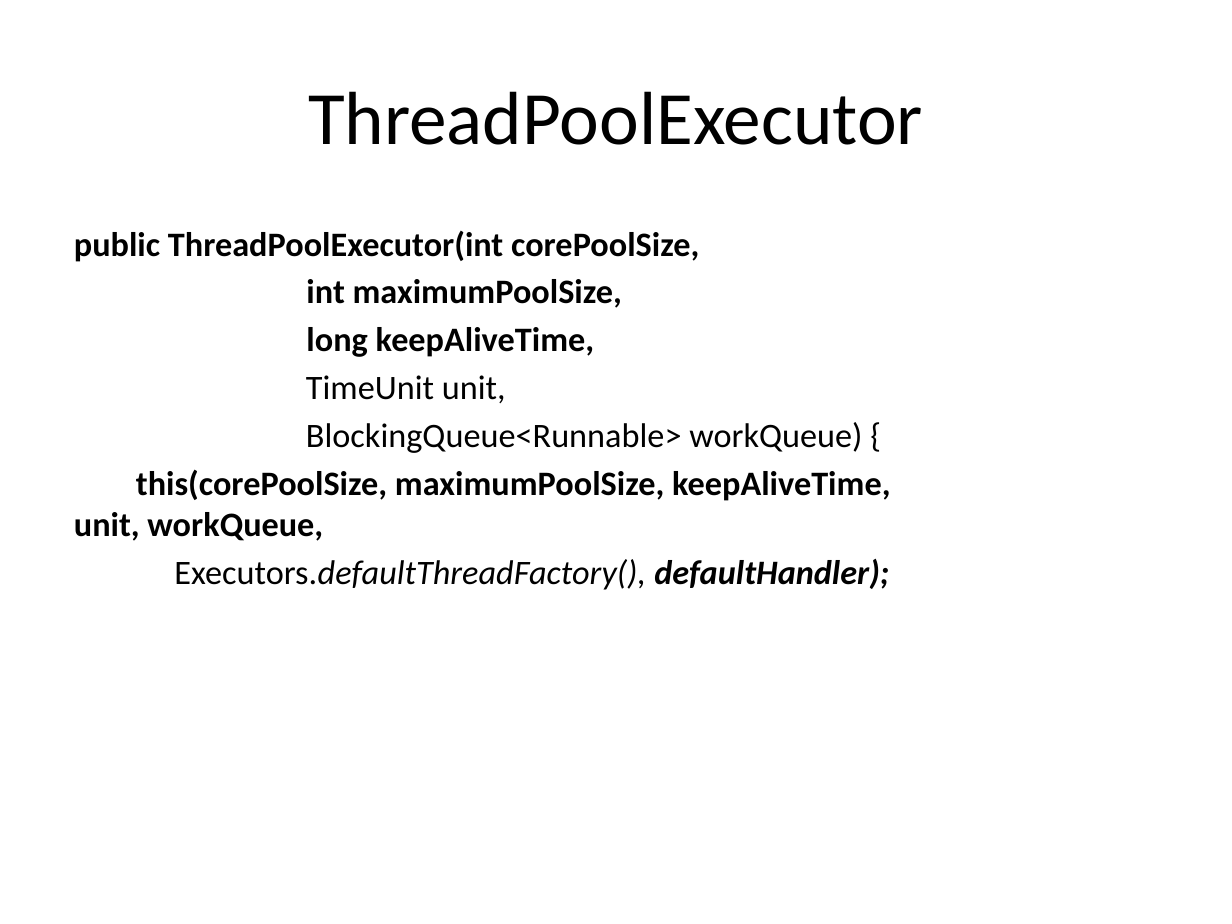
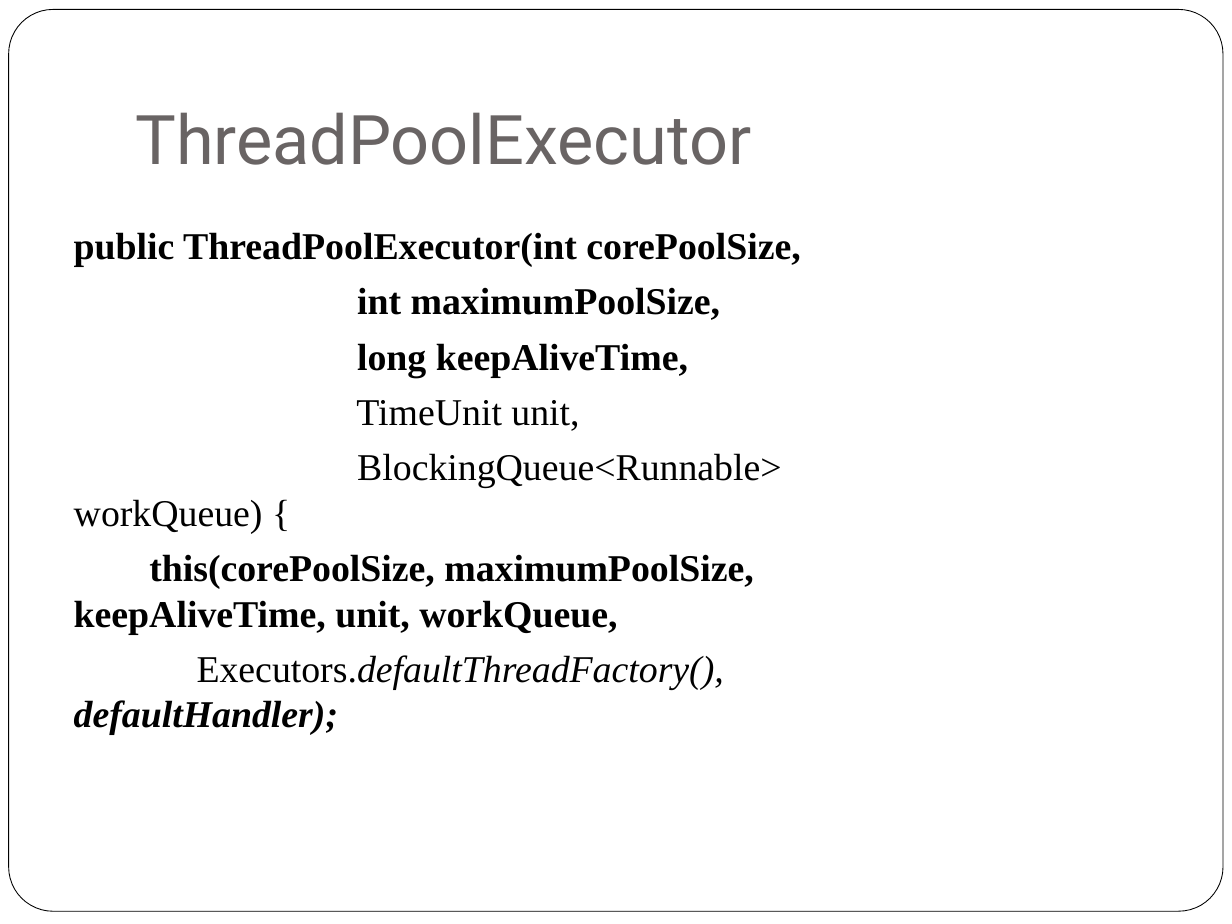
Before and after one commit to NickyQian/Practice, a slide deck: slide 19 of Document/Java Concurrency.pptx (slide 7 before the commit). Drawn at 1232x924 pixels with LibreOffice and Linux fonts; fonts in the diff are those of the drawing. Boxes give left, top, right and bottom in pixels: in the first picture for what was removed or moved away, otherwise in the second. Text is boxed around its words. In the diff, an @@ line names an element or a change of style, - is before the commit and + after.

```diff
--- a/Document/Java Concurrency.pptx
+++ b/Document/Java Concurrency.pptx
@@ rounded rectangle added at bbox=[9, 10, 1223, 912], fill #FFFFFF, outline #000000 0.5 pt @@
@@ title "ThreadPoolExecutor": place and size @@
-title "ThreadPoolExecutor" at bbox=[308, 91, 923, 145]
+title "ThreadPoolExecutor" at bbox=[135, 112, 751, 165]
@@ title "ThreadPoolExecutor" at bbox=[135, 112, 751, 165]: size 44 to 40 pt, font Calibri to Roboto, text colour #000000 to #696464; alignment centre to left; vertical alignment middle to bottom @@
@@ text "public ThreadPoolExecutor(int corePoolSize," at bbox=[74, 232, 800, 735]: size 20 to 22.1 pt, font Calibri to Times New Roman; more space between paragraphs @@
```
Also in this commit, not shown: 4 other slides changed, 16 slides added, 4 slides removed.
